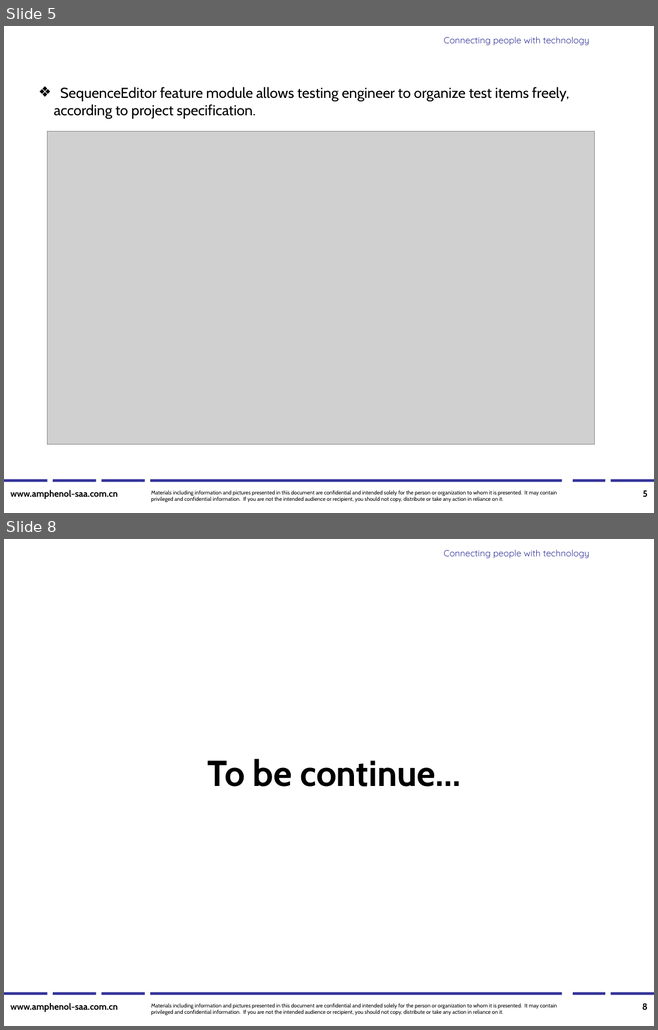
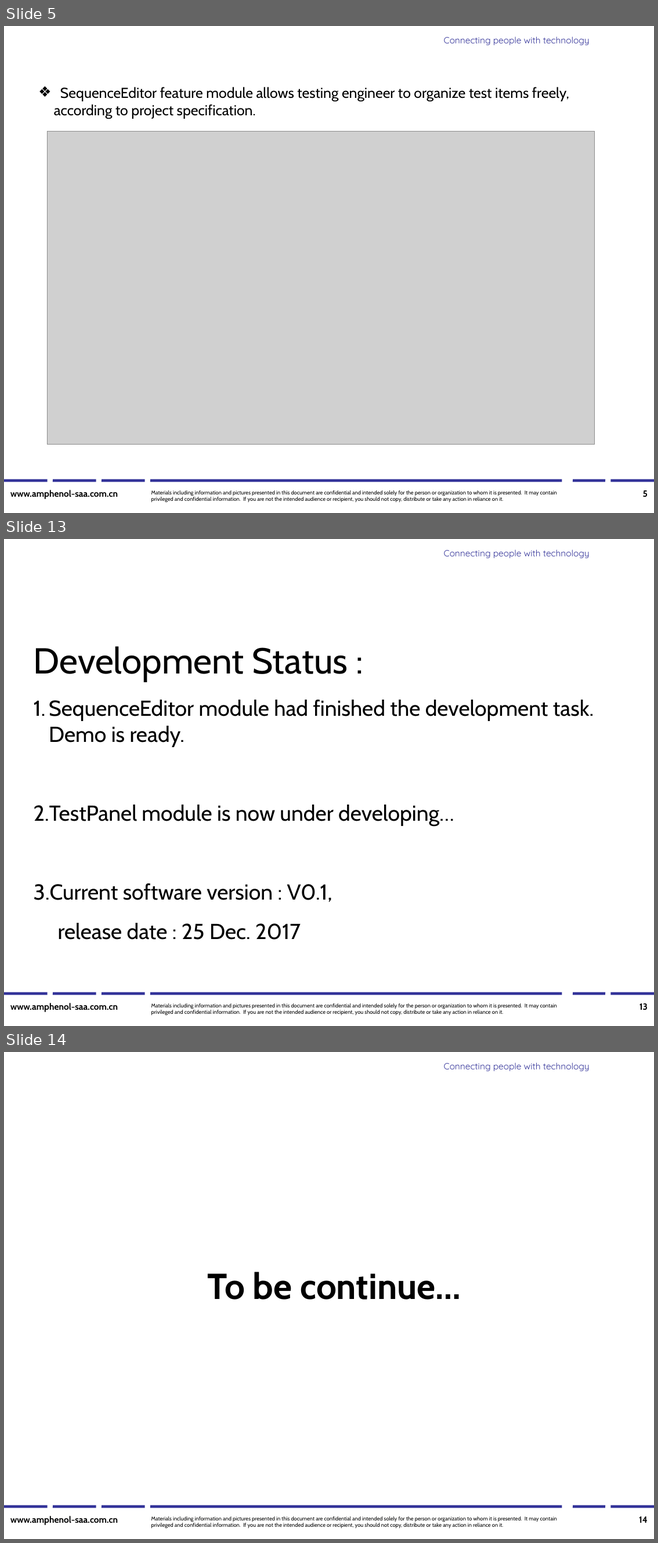
Before and after one commit to Frederick-Hsu/AUPS, a slide deck: AUPS/AUPS software system description.ppt. Shown one above the other, each under a label of ours: slides 5 and 8 before the commit, slides 5, 13 and 14 after it; the slides between them are not shown. The pictures are 658x1030 and 658x1543 pixels, drawn with LibreOffice and Linux fonts; fonts in the diff are those of the drawing; grey boxes stand for pictures; background and template pictures are left out. Boxes give left, top, right and bottom in pixels: in the first picture for what was removed or moved away, otherwise in the second. Text is boxed around its words. In the diff, an @@ line names an element or a change of style, - is before the commit and + after.

Commit message:
Finished the presentation slides about the description of AUPS software system.

```diff
--- a/AUPS/AUPS software system description.ppt
+++ b/AUPS/AUPS software system description.ppt
@@ slide 13 added at <box>4,539,654,1026</box>, background #FFFFFF; not listed: 10 template elements that a slide beside it also shows @@
@@ text added at <box>34,646,593,940</box>, 24 pt, text #000000 @@
+Development Status :
+1. SequenceEditor module had finished the development task. Demo is ready.
+2. TestPanel module is now under developing…
+3. Current software version : V0.1,
+release date : 25 Dec. 2017
@@ page number added at <box>639,1004,647,1010</box>, 10 pt, text #000000, bold @@
+13
@@ what was slide 8 is now slide 14 @@
@@ page number at <box>639,1517,647,1523</box>: text changed @@
-8
+14
```
Also in this commit, not shown: 6 other slides added, 1 slide removed.
